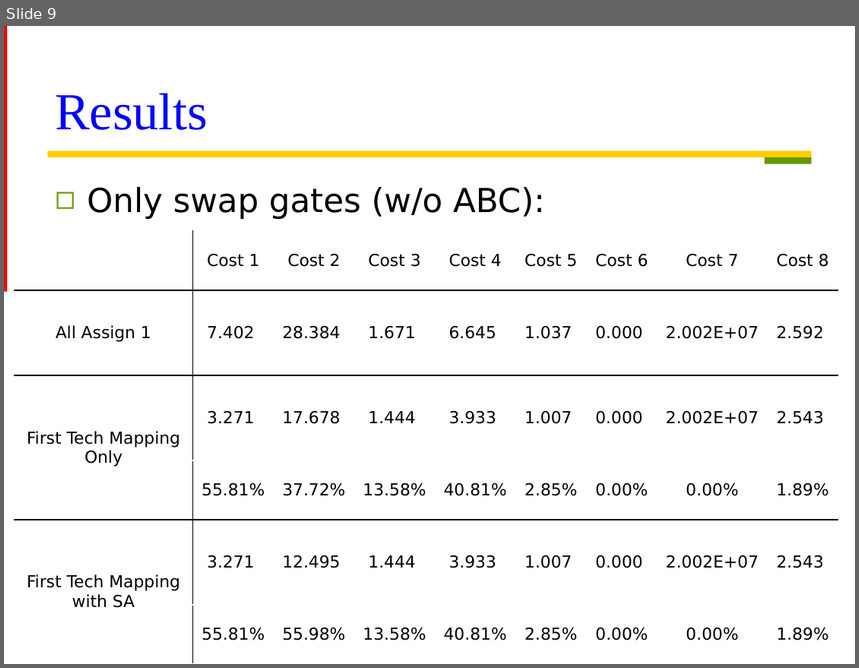
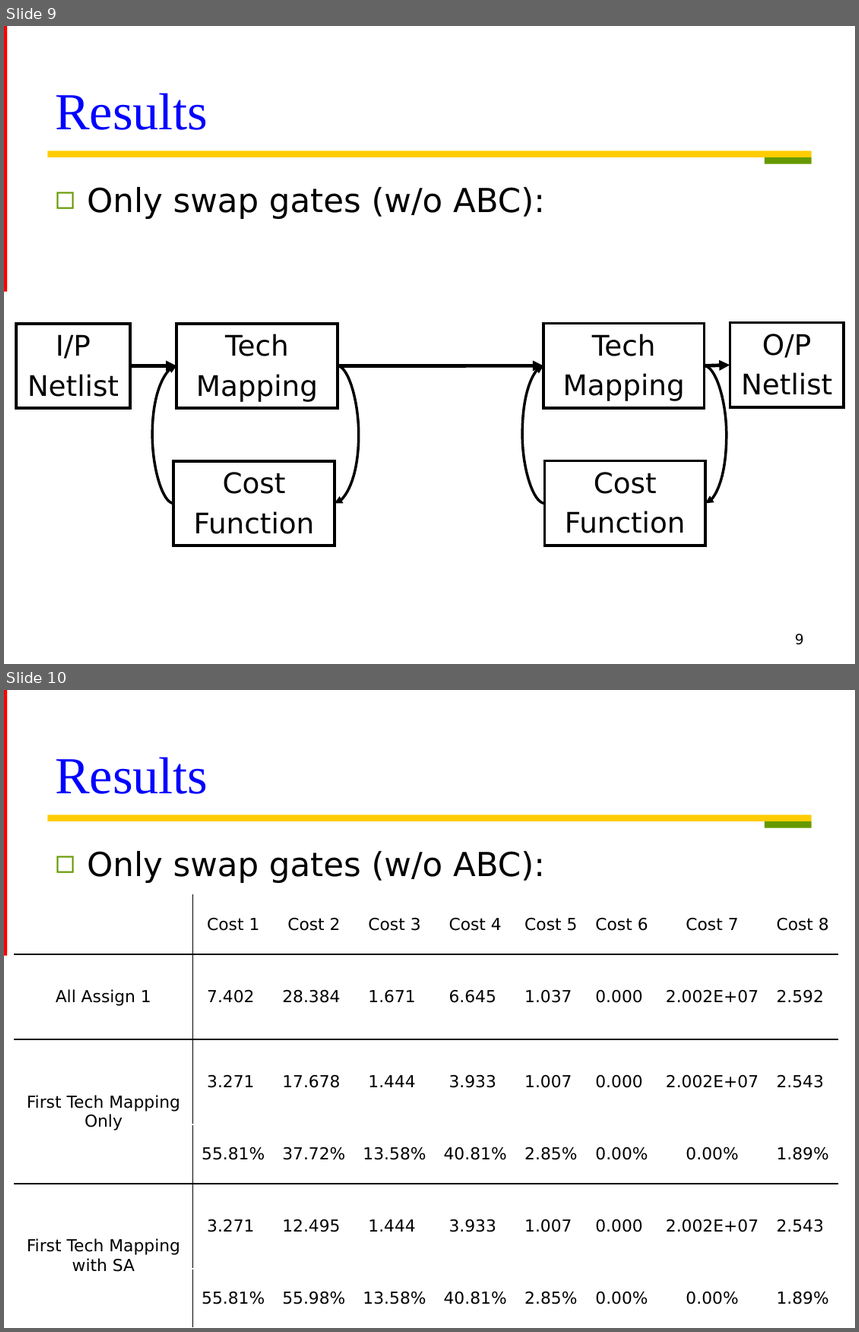
Before and after one commit to swear01/ICCAD_24_A, a slide deck: RolandJiang.pptx. Shown one above the other, each under a label of ours: slide 9 before the commit, slides 9 and 10 after it. The pictures are 859x668 and 859x1332 pixels, drawn with LibreOffice and Linux fonts; fonts in the diff are those of the drawing. Boxes give left, top, right and bottom in pixels: in the first picture for what was removed or moved away, otherwise in the second. Text is boxed around its words. In the diff, an @@ line names an element or a change of style, - is before the commit and + after.

Commit message:
PPT UPDATED

```diff
--- a/RolandJiang.pptx
+++ b/RolandJiang.pptx
@@ slide 9 added at (4, 26, 855, 664), background #FFFFFF; not listed: 3 template elements that a slide beside it also shows @@
@@ title added at (55, 93, 208, 130), 44 pt, text #0000FF @@
+Results
@@ text added at (87, 187, 545, 219), 28 pt, text #000000 @@
+◻ Only swap gates (w/o ABC):
@@ rectangle added at (16, 324, 130, 408), outline #000000 2.25 pt, 24 pt, text #000000 @@
+I/P
+Netlist
@@ rectangle added at (177, 324, 338, 408), outline #000000 2.25 pt, 24 pt, text #000000 @@
+Tech
+Mapping
@@ rectangle added at (544, 324, 705, 408), outline #000000 2.25 pt, 24 pt, text #000000 @@
+Tech
+Mapping
@@ rectangle added at (730, 323, 844, 408), outline #000000 2.25 pt, 24 pt, text #000000 @@
+O/P
+Netlist
@@ arrow added from (130, 366) to (177, 366), #000000 3 pt @@
@@ curved arrow added from (173, 503) to (177, 366), #000000 2.25 pt @@
@@ curved arrow added from (338, 366) to (335, 503), #000000 2.25 pt @@
@@ arrow added from (338, 366) to (544, 366), #000000 3 pt @@
@@ curved arrow added from (544, 503) to (544, 366), #000000 2.25 pt @@
@@ curved arrow added from (705, 366) to (705, 503), #000000 2.25 pt @@
@@ arrow added from (705, 366) to (730, 366), #000000 3 pt @@
@@ rectangle added at (173, 461, 335, 546), outline #000000 2.25 pt, 24 pt, text #000000 @@
+Cost
+Function
@@ rectangle added at (544, 461, 705, 545), outline #000000 2.25 pt, 24 pt, text #000000 @@
+Cost
+Function
@@ page number added at (795, 634, 804, 645), 12 pt, text #000000 @@
+9
@@ what was slide 9 is now slide 10 @@
```
